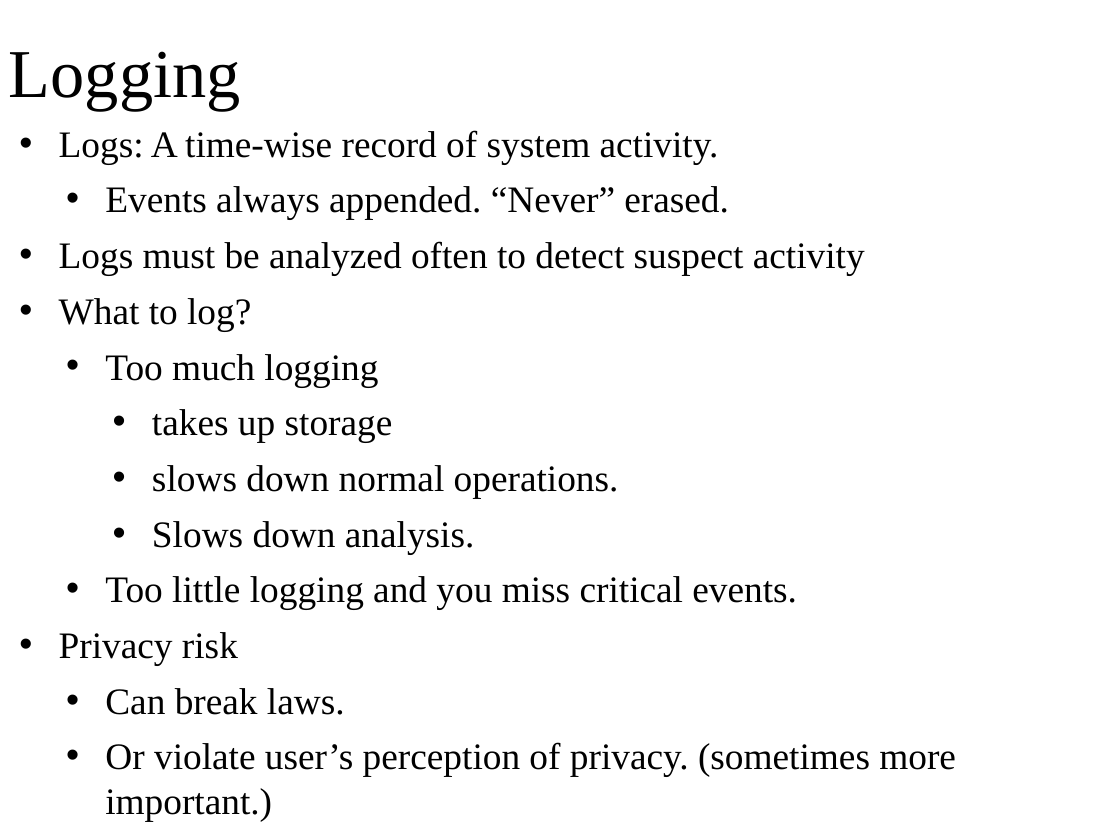
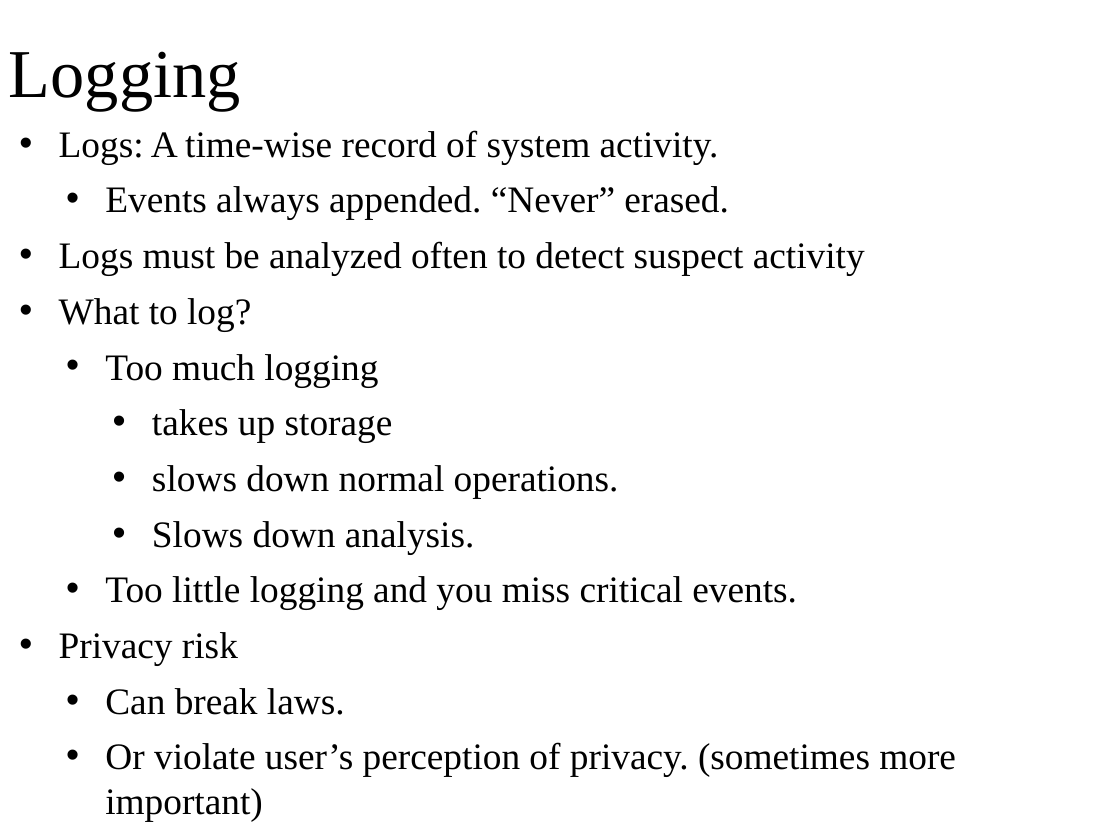
Before and after one commit to oscourse/oscourse.github.io, a slide deck: slide 12 of slides/security.pptx (slide 13 before the commit). Drawn at 1120x840 pixels with LibreOffice and Linux fonts; fonts in the diff are those of the drawing. Boxes give left, top, right and bottom in pixels: in the first picture for what was removed or moved away, otherwise in the second. Text is boxed around its words. In the diff, an @@ line names an element or a change of style, - is before the commit and + after.

```diff
--- a/slides/security.pptx
+++ b/slides/security.pptx
@@ text at (105, 742, 956, 821): text changed @@
-  • Or violate user’s perception of privacy. (sometimes more important.)
+  • Or violate user’s perception of privacy. (sometimes more important)
```
Also in this commit, not shown: 6 other slides changed, 3 slides removed, 2 other files.
